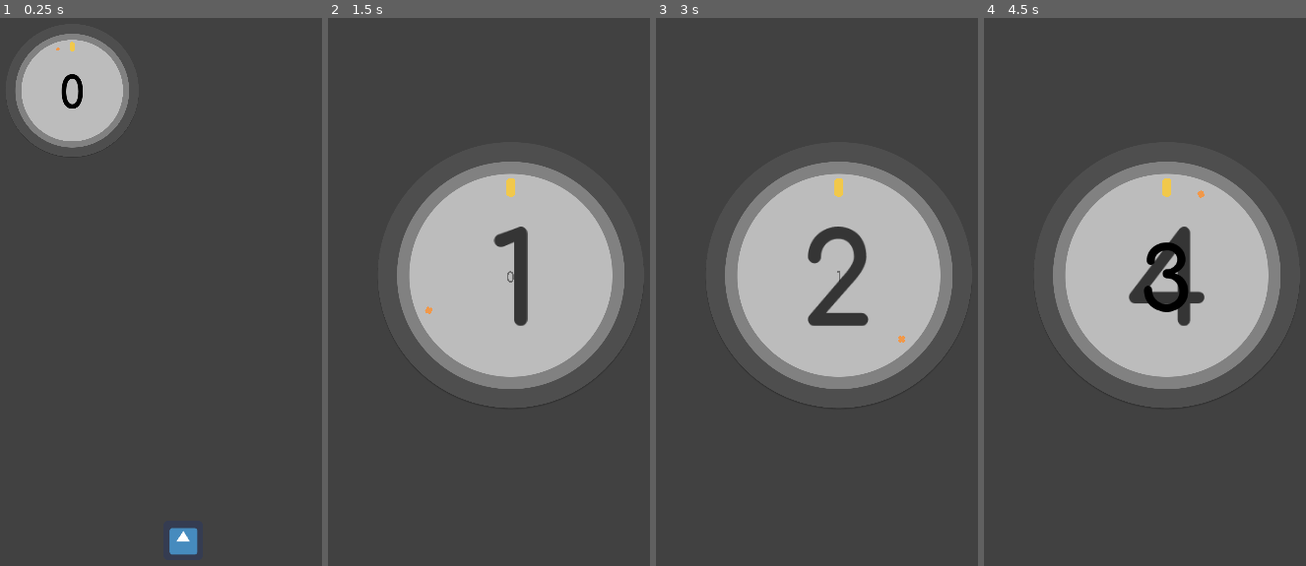
Above: before the commit, frames 1-4 (left to right).
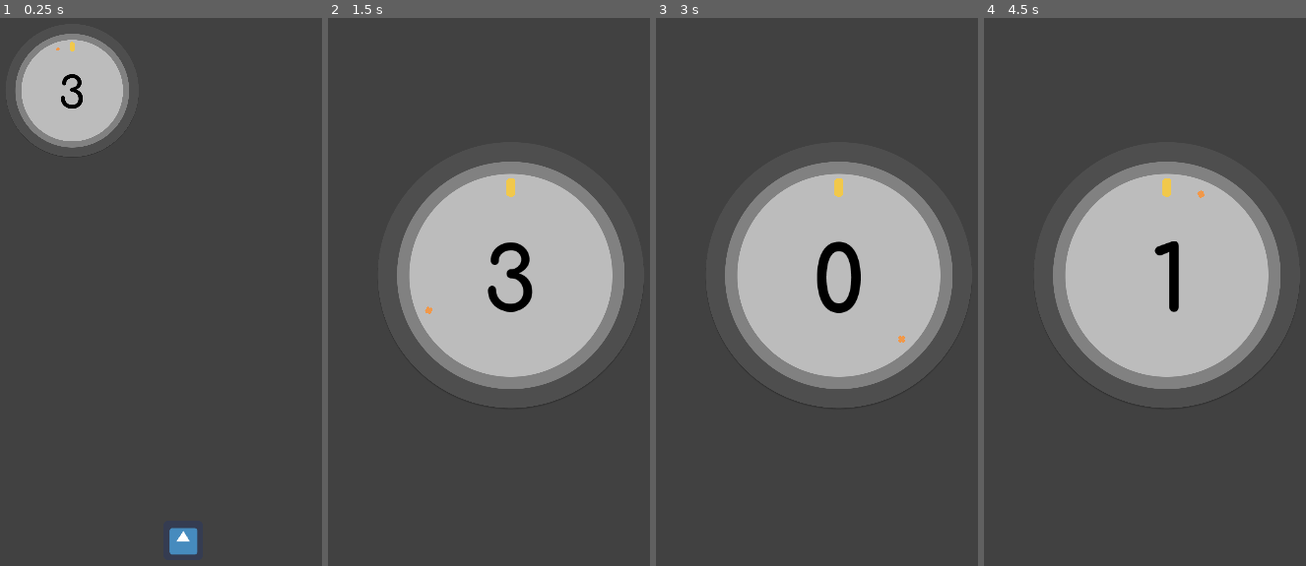
Above: after the commit, the same moments.

Repository: takecare/popthelock
Game: Godot game, scene res://scenes/Start.tscn
Same seed, same stepped clock (60 frames per second), same inputs: the game is played once before the commit and once after it. The engine's default icon, where the game draws it, is replaced by a stand-in: a white triangle on a blue panel in a dark square.
Inputs (mouse positions are in pixels of both pictures, inside the frame that each line leads up to):
- Up to frame 1 (0.25 s): no input
- Up to frame 2 (1.5 s): click (511, 538) at 0.5 s; tap Enter at 1.25 s; move the mouse to (608, 259) at 1.27 s; hold W from 1.28 s (still down); tap F at 1.35 s
- Up to frame 3 (3 s): tap Space at 2 s; move the mouse to (749, 341) at 2.02 s; release W at 2.03 s; hold S 2.03-2.78 s; click (749, 341) at 2.1 s; tap F at 2.3, 2.85 s; move the mouse to (884, 127) at 2.77 s; hold W from 2.78 s (still down)
- Up to frame 4 (4.5 s): tap Enter at 3.5 s; move the mouse to (1145, 456) at 3.52 s; tap G at 3.6 s; tap F at 3.8 s; move the mouse to (1299, 418) at 4.27 s; release W at 4.28 s; hold S from 4.28 s (still down); tap H at 4.35 s

The runs differ from the first frame. In frame 1, 0.1% of the frame differs, in the area x 18-26%, y 10-17%; in frame 2, 1.3%; in frame 3, 2.2%, in the area x 47-67%, y 38-57%; in frame 4, 1.8%.

Commit message:
wip: animate score inscreasing & decreasing

Diff:
--- a/scenes/Main.tscn
+++ b/scenes/Main.tscn
@@ -122,7 +122,7 @@
 
 [node name="Score" parent="Game" instance=ExtResource( 4 )]
 position = Vector2( 232, 524 )
-score = 0
+score = 3
 
 [connection signal="tapped" from="GUI/HBox/StartButton" to="." method="_on_StartButton_tapped"]
 [connection signal="area_entered" from="Game/Target" to="Game/Crosshair" method="_on_Target_area_entered"]
--- a/scenes/Score.tscn
+++ b/scenes/Score.tscn
@@ -6,7 +6,6 @@
 [node name="Score" type="Node2D"]
 z_as_relative = false
 script = ExtResource( 1 )
-score = 1
 
 [node name="CurrentScoreLayer" parent="." instance=ExtResource( 2 )]
 
--- a/scripts/Score.gd
+++ b/scripts/Score.gd
@@ -1,12 +1,14 @@
 class_name Score extends Node2D
 
-export(int) var score = 0 setget set_score,get_score
+export(int) var score = 3 setget set_score,get_score
 
 onready var currentScoreLayer: ScoreLayer = $CurrentScoreLayer
 onready var nextScoreLayer: ScoreLayer = $NextScoreLayer
 
 func _ready() -> void:
-  set_score(score)
+  #set_score(score)
+  currentScoreLayer.set_score(score)
+
   currentScoreLayer.visible = true
   nextScoreLayer.visible = false
   var _result = currentScoreLayer.connect("appeared", self, "_current_appeared")
@@ -23,19 +25,35 @@
 func get_score() -> int:
   return currentScoreLayer.get_score()
 
+enum Mode { INCREASING, DECREASING }
+var mode = Mode.DECREASING
+
 func set_score(new: int) -> void:
   # we need to check if it's null because the first time this runs,
   # currentScoreLayer is not set yet
   if currentScoreLayer == null:
     return
   currentScoreLayer.set_score(new)
-  nextScoreLayer.set_score(new + 1)
+  #if mode == Mode.DECREASING:
+  #  nextScoreLayer.set_score(new - 1)
+  #else:
+  #  nextScoreLayer.set_score(new + 1)
   score = new
+  print("UPDATED score to "+str(new))
 
 func increase() -> void:
+  mode = Mode.INCREASING
+  nextScoreLayer.set_score(score + 1)
+  print("INC: score="+str(score)+" next="+str(nextScoreLayer.get_score()) + " curr="+str(currentScoreLayer.get_score()))
   currentScoreLayer.disappear()
   nextScoreLayer.appear()
-  #set_score(score + 1)
+
+func decrease() -> void:
+  mode = Mode.DECREASING
+  nextScoreLayer.set_score(score - 1)
+  print("DEC: next="+str(nextScoreLayer.get_score()) + " curr="+str(currentScoreLayer.get_score()))
+  currentScoreLayer.disappear()
+  nextScoreLayer.appear()
 
 func reset() -> void:
   # TODO animate counting down until 0
@@ -52,15 +70,28 @@
 func _next_appeared() -> void:
   currentScoreLayer.reset()
   nextScoreLayer.reset(false)
-  set_score(score + 1)
+  if mode == Mode.DECREASING:
+    print("NEXT APPEARED (DEC): setting current layer to "+str(score-1))
+    currentScoreLayer.set_score(score-1) #set_score(score - 1)
+    score = score - 1
+    #nextScoreLayer.set_score(score)
+  else:
+    print("NEXT APPEARED (INC): setting current layer to "+str(score+1))
+    currentScoreLayer.set_score(score+1) #set_score(score + 1)
+    score = score + 1
+    #nextScoreLayer.set_score(score)
 
 func _next_disappeared() -> void:
   pass
 
+# TODO debug only. remove
 func _unhandled_key_input(event: InputEventKey) -> void:
   if event.echo || event.pressed: return
-  if event.scancode == KEY_F:
+  if event.scancode == KEY_W:
     increase()
+    get_tree().set_input_as_handled()
+  if event.scancode == KEY_S:
+    decrease()
     get_tree().set_input_as_handled()
   elif event.scancode == KEY_G:
     currentScoreLayer.disappear()
--- a/scripts/ScoreLayer.gd
+++ b/scripts/ScoreLayer.gd
@@ -51,7 +51,6 @@
 func _disappeared() -> void:
   emit_signal("disappeared")
   visible = false
-  # TODO update score to score + 1 ??
 
 func reset(is_visible: bool = true) -> void:
   $AnimationPlayer.seek(0, true)
@@ -86,8 +85,8 @@
     digit2.visible = true
     digit3.visible = true
 
-func increase():
-  set_score(score + 1)
+#func increase():
+#  set_score(score + 1)
 
 func _unhandled_key_input(event: InputEventKey) -> void:
   if event.echo || event.pressed: return
